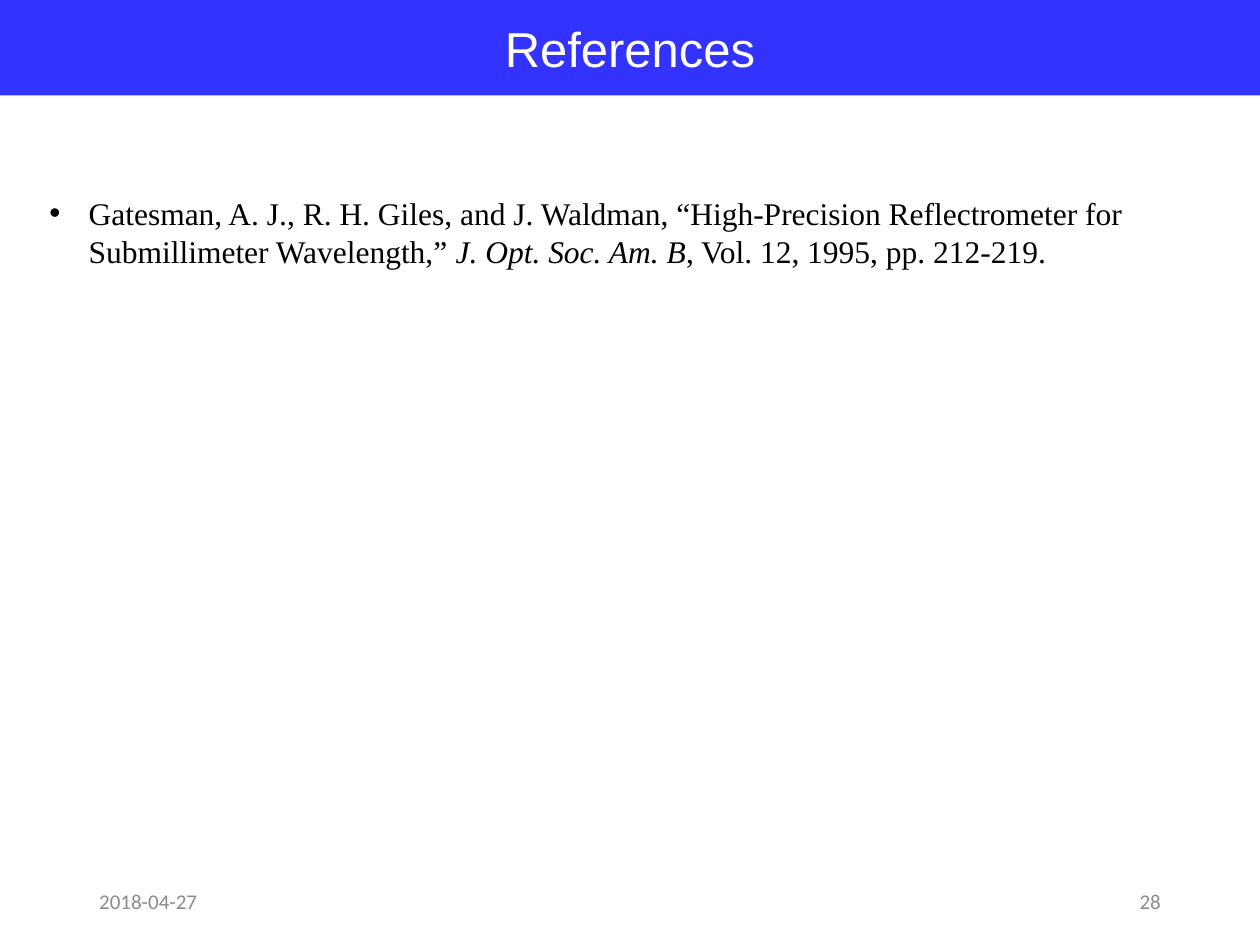
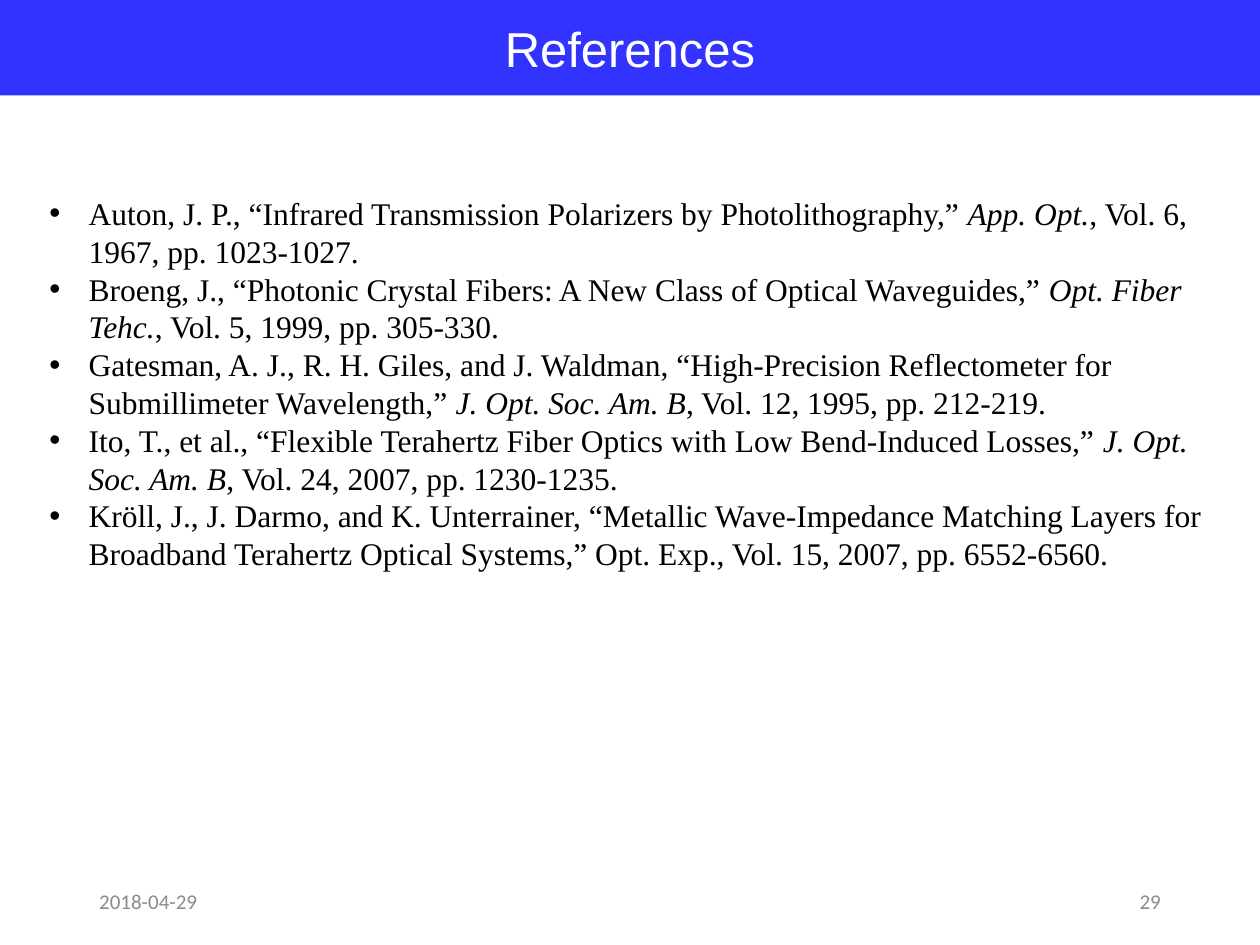
Before and after one commit to jglee96/NBTP_Lab, a slide deck: slide 29 of Terahertz Metrology/Ch8/Terahertz Metrology_Ch8.pptx (slide 28 before the commit). Drawn at 1260x945 pixels with LibreOffice and Linux fonts; fonts in the diff are those of the drawing. Boxes give left, top, right and bottom in pixels: in the first picture for what was removed or moved away, otherwise in the second. Text is boxed around its words. In the diff, an @@ line names an element or a change of style, - is before the commit and + after.

```diff
--- a/Terahertz Metrology/Ch8/Terahertz Metrology_Ch8.pptx
+++ b/Terahertz Metrology/Ch8/Terahertz Metrology_Ch8.pptx
@@ text at [89, 203, 1201, 572]: text changed @@
-• Gatesman, A. J., R. H. Giles, and J. Waldman, “High-Precision Reflectrometer for Submillimeter Wavelength,” J. Opt. Soc. Am. B, Vol. 12, 1995, pp. 212-219.
+• Auton, J. P., “Infrared Transmission Polarizers by Photolithography,” App. Opt., Vol. 6, 1967, pp. 1023-1027.
+• Broeng, J., “Photonic Crystal Fibers: A New Class of Optical Waveguides,” Opt. Fiber Tehc., Vol. 5, 1999, pp. 305-330.
+• Gatesman, A. J., R. H. Giles, and J. Waldman, “High-Precision Reflectometer for Submillimeter Wavelength,” J. Opt. Soc. Am. B, Vol. 12, 1995, pp. 212-219.
+• Ito, T., et al., “Flexible Terahertz Fiber Optics with Low Bend-Induced Losses,” J. Opt. Soc. Am. B, Vol. 24, 2007, pp. 1230-1235.
+• Kröll, J., J. Darmo, and K. Unterrainer, “Metallic Wave-Impedance Matching Layers for Broadband Terahertz Optical Systems,” Opt. Exp., Vol. 15, 2007, pp. 6552-6560.
@@ text at [99, 895, 197, 909]: text changed @@
-2018-04-27
+2018-04-29
@@ page number at [1140, 895, 1161, 909]: text changed @@
-28
+29
```
Also in this commit, not shown: 25 other slides changed, 3 slides added, 2 slides removed, 3 other files.
